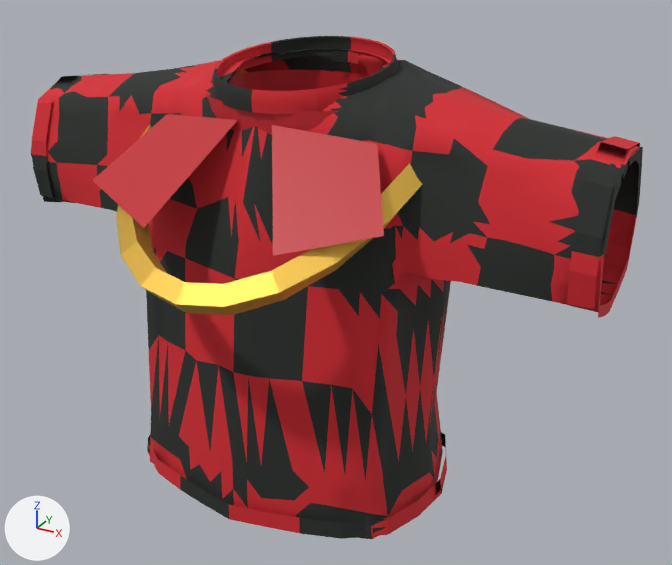
One commit to the glTF model assets/shirts/glb/16_Grisaldi_Check.glb: the scene before it, then after it.
One viewpoint serves both versions: a camera (50 mm lens) standing at (1.012, -1.709, 2.929) and looking at (0.094, -0.039, 2.094). Lighting does not change. The marker at lower left points along +X, +Y and +Z. The older version comes first. Vertices at exactly the same position are counted once.

The first picture shows 'Grisaldi_Check_Shirt'.
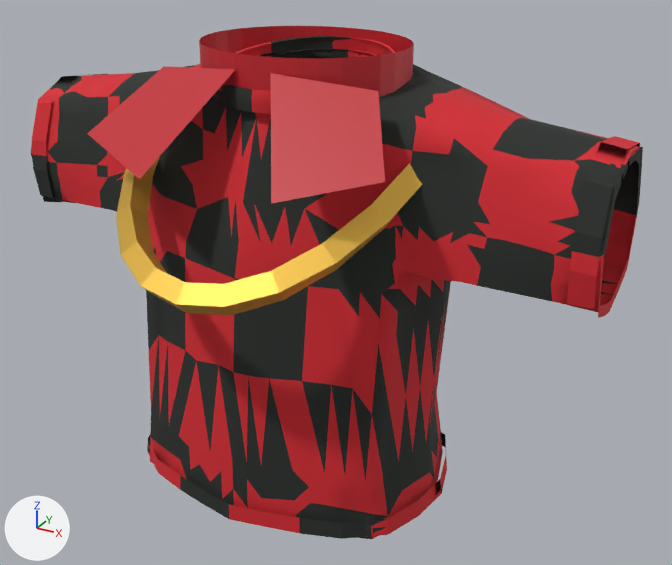
Boxes [x1, y1, x2, y2] around the edits, measured in the pictures (672 x 565 px; the box of a moved part takes in the faces that stretch with it):
'Grisaldi_Check_Shirt', reshaped: before [31, 36, 643, 539]; after [31, 26, 643, 539]
part 1 of me_05_seafoam_ringer_mesh_003, moved or reshaped: before [205, 70, 369, 135]; after [199, 26, 414, 97]
part 2 of me_05_seafoam_ringer_mesh_003, moved or reshaped: before [92, 114, 238, 228]; after [87, 67, 236, 179]
part 3 of me_05_seafoam_ringer_mesh_003, moved or reshaped: before [272, 125, 384, 256]; after [271, 73, 385, 204]

The change, as a list of edits to the scene's bpy script:
```text
Change me_05_seafoam_ringer_mesh_003:
    used by ob_grisaldi_check_shirt; location = (0.0, 0.0, 0.0)
    remove me_05_seafoam_ringer_mesh_003.from_pydata(...)  # 3331 vertices, 6084 faces; spans x -0.691..0.691, y -0.482..0.322, z 1.618..2.59
    add me_05_seafoam_ringer_mesh_003.from_pydata(...)  # 3331 vertices, 6084 faces; spans x -0.691..0.691, y -0.482..0.322, z 1.618..2.61
    me_05_seafoam_ringer_mesh_003 part 1: the loose piece of 64 vertices spanning x -0.23..0.23, y -0.2..0.2, z 2.43..2.51 is moved by (0.0, 0.0, 0.1)
    me_05_seafoam_ringer_mesh_003 part 2: the loose piece of 4 vertices spanning x -0.34..-0.04, y -0.38..-0.16, z 2.29..2.48 is moved by (0.0, 0.0, 0.1)
    me_05_seafoam_ringer_mesh_003 part 3: the loose piece of 4 vertices spanning x 0.04..0.34, y -0.38..-0.16, z 2.29..2.48 is moved by (0.0, 0.0, 0.1)
```
